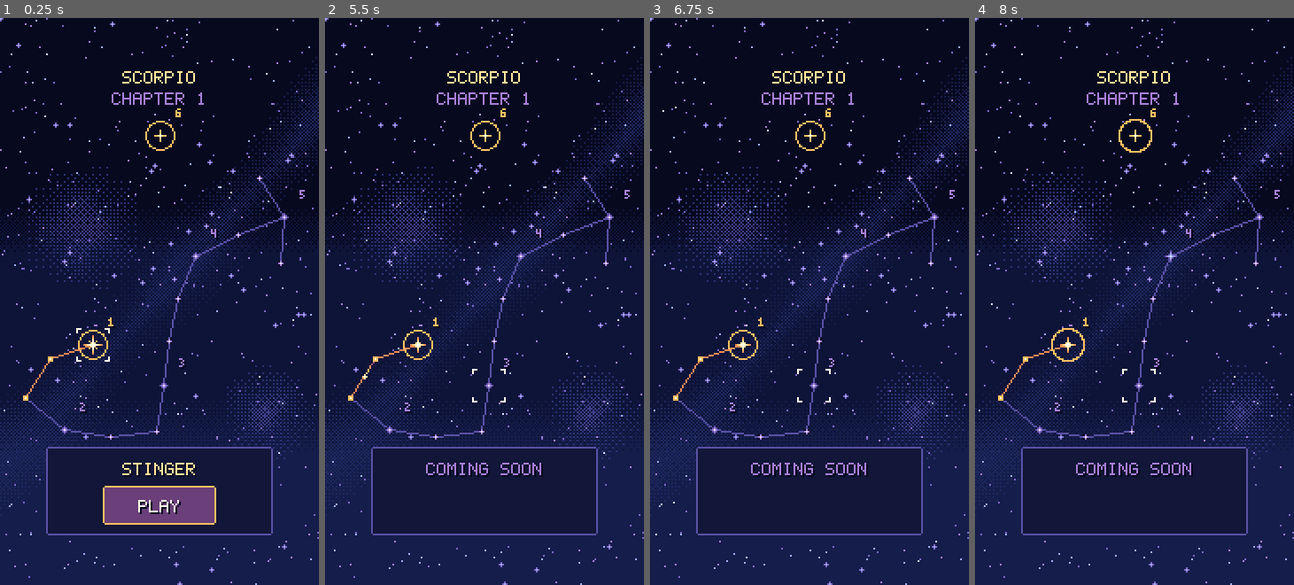
Above: before the commit, frames 1-4 (left to right).
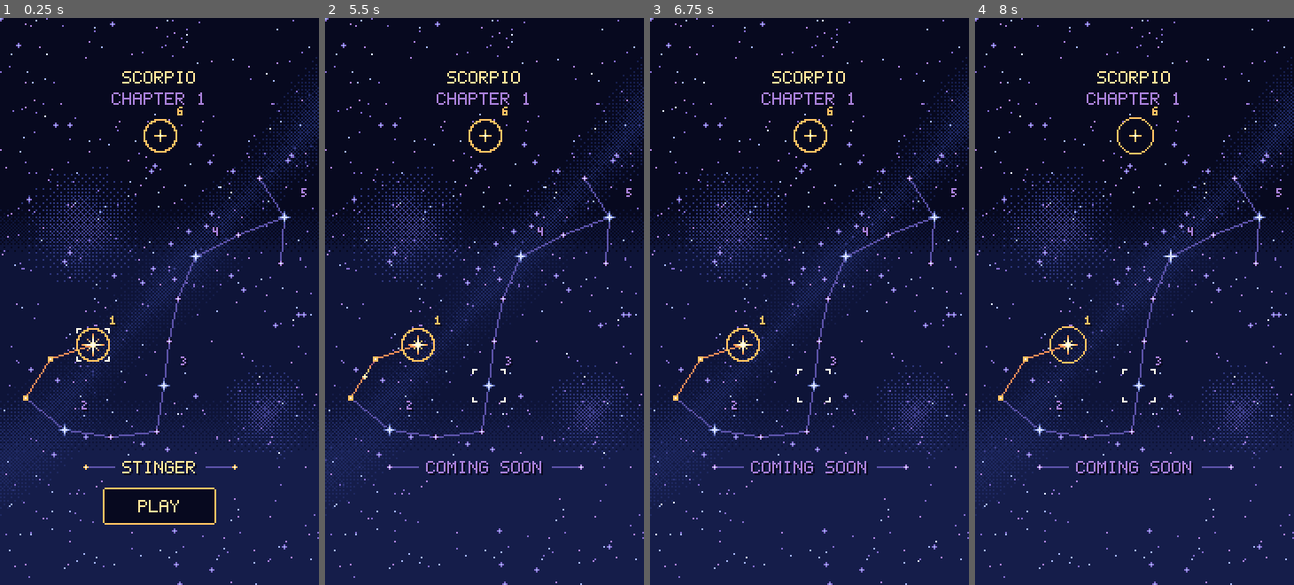
Above: after the commit, the same moments.

Repository: mrafael1/DustInSpace
Game: Godot game, scene res://game/scenes/app.tscn
The game is run twice, just before and just after one commit, with the same random seed, the same clock (stepped at 60 frames per second) and the same inputs.
Inputs (mouse positions are in pixels of both pictures, inside the frame that each line leads up to):
- Up to frame 1 (0.25 s): no input
- Up to frame 2 (5.5 s): tap Enter at 0.5 s; move the mouse to (554, 273) at 0.52 s; hold Shift 0.53-1.25 s; click (554, 273) at 0.67 s; drag from (420, 329) to (468, 414) at 1.27 s; move the mouse to (516, 176) at 2.02 s; tap Ctrl at 2.1 s; click (516, 176) at 2.17 s; drag from (468, 414) to (388, 216) at 2.77 s; move the mouse to (580, 386) at 3.52 s; tap B at 3.6 s; click (580, 386) at 3.67 s; drag from (388, 216) to (436, 159) at 4.27 s; move the mouse to (500, 301) at 5.02 s; hold Shift from 5.03 s (still down); click (500, 301) at 5.17 s
- Up to frame 3 (6.75 s): release Shift at 5.75 s; tap Space at 5.75 s; drag from (761, 159) to (745, 329) at 5.77 s; move the mouse to (879, 273) at 6.52 s; tap Ctrl at 6.6 s; click (879, 273) at 6.67 s
- Up to frame 4 (8 s): drag from (1070, 329) to (1118, 414) at 7.27 s

The runs differ from the first frame. In frame 1, 4.1% of the frame differs, in the area x 3-98%, y 13-92%; in frame 2, 2.0%; in frame 3, 2.0%; in frame 4, 2.0%.

Commit message:
art: main stars in their own tone, milky way motes, a lighter stage label
Main stars are a pixel bigger and toned apart from the purple chart:
icy blue while locked, white gold with glints once won. Faint dust motes
drift up the milky way. The boxed stage panel becomes a chart label: the
name between two star-tipped rules, and PLAY in the game's button style.

Co-Authored-By: Claude Opus 5.5 <noreply@anthropic.com>

Diff:
--- a/game/scenes/chapter_select.gd
+++ b/game/scenes/chapter_select.gd
@@ -8,13 +8,16 @@
 ## Locked stages can be selected to see what they are, never played.
 ## A stage's stars are gold once it's won; the stage to play next shows warm, with a breathing
 ## ring round its point (its first star from the tail); locked ones are cool and quieter. Each
-## part's point is its main star: bigger than the rest, twinkling on its own beat; the point to play
-## next is the biggest and flares brighter once a beat (solid steps, no fades). The
+## part's point is its main star: bigger than the rest and in its own tone (icy blue while locked,
+## white gold once won), twinkling on its own beat; the point to play next is the biggest and flares
+## brighter once a beat (solid steps, no fades). The
 ## selected stage's point wears C0 corner brackets. The path is solid: gold between won stars,
 ## warm through and into the stage to play next, a cool guide elsewhere. Numbers (3x5, UI text)
-## count the stages from the tail. The selected stage's name and PLAY sit on their own panel.
-## The space behind is alive: some background stars twinkle, and now and then a cool shooting star
-## streaks across behind the chart.
+## count the stages from the tail. The selected stage sits in a chart label at the bottom, with no
+## box: its name between two thin rules tipped with little stars, and PLAY below in the game's
+## button style (N0 fill, C2 border).
+## The space behind is alive: dust motes drift slowly along the milky way, some background stars
+## twinkle, and now and then a cool shooting star streaks across behind the chart.
 ## Back from a won stage (show_progress), its point flashes as its stars light, then a comet
 ## travels to the stage it opened. Owns no rules: Chapter says what's won and available.
 ## Works in game coordinates (App sets the layer's offset like Main's UI layers).
@@ -27,16 +30,19 @@
 
 const TITLE_Y: int = 30
 const SUBTITLE_Y: int = 42
-const INFO_Y: int = 251
-const PLAY := Rect2i(58, 264, 64, 22)
-## The stage panel behind the name and PLAY: M1 fill, N6 border, clipped corners.
-const PANEL := Rect2i(26, 242, 128, 50)
+## The stage label: the name, and PLAY below; both inside PANEL (no box drawn).
+const INFO_Y: int = 250
+const PLAY := Rect2i(58, 265, 64, 21)
+const PANEL := Rect2i(26, 236, 128, 52)
+## The rules either side of the name: RULE px long, RULE_GAP px from it, a small star at the far end.
+const RULE: int = 14
+const RULE_GAP: int = 5
 ## Press circle around a point: 44 pt at 2 pt per px.
 const HIT_RADIUS: int = 12
 ## The breathing ring round the point to play next: radius RING_RADIUS or one more, swapping every
 ## RING_STEP.
 const RING_STEP: float = 0.45
-const RING_RADIUS: int = 8
+const RING_RADIUS: int = 9
 ## A part's main star twinkles (step 1) for TWINKLE_ON once every TWINKLE_PERIOD, each part
 ## TWINKLE_OFFSET later than the one before, so they never all twinkle together.
 const TWINKLE_PERIOD: float = 1.6
@@ -85,9 +91,17 @@
 const METEOR_SPEED: float = 200.0
 const METEOR_LENGTH := Vector2i(60, 110)
 const METEOR_TRAIL: Array[Color] = [Palette.M6, Palette.M6, Palette.M5, Palette.M5, Palette.M5, Palette.N8, Palette.N8, Palette.N8, Palette.N7, Palette.N7, Palette.N6, Palette.N6]
+## Dust motes drifting along the milky way: MOTE_COUNT 1 px motes, N4 or N5 (a step above the band),
+## each MOTE_SPREAD px or less from its line and moving along it at MOTE_SPEED px a second (x to y),
+## wrapping round. Their layout is the same every time (MOTE_SEED).
+const MOTE_COUNT: int = 30
+const MOTE_SPREAD: int = 14
+const MOTE_SPEED := Vector2(1.5, 4.0)
+const MOTE_COLOURS: Array[Color] = [Palette.N4, Palette.N5]
+const MOTE_SEED: int = 0x5C0
 
 ## Where a stage's number sits from its point.
-const NUMBER_OFFSET := Vector2i(9, -15)
+const NUMBER_OFFSET := Vector2i(10, -16)
 ## The final stage's crown point, above the figure.
 const FINAL_AT := Vector2i(90, 66)
 
@@ -117,6 +131,8 @@
 var _meteor: Array[Vector2i] = []
 var _meteor_age: float = -1.0
 var _meteor_wait: float = 0.0
+## The milky way's motes: where each starts along the band and across it, and its speed.
+var _motes: Array[Vector3] = []
 
 @onready var _chart: Node2D = $Chart
 @onready var _title: Label = $Title
@@ -132,7 +148,8 @@
 	_title.label_settings = HudText.primary(Palette.C1)
 	_subtitle.label_settings = HudText.primary(Palette.N8)
 	_info.label_settings = HudText.primary(Palette.C1)
-	_play.label_settings = HudText.primary(Palette.C0)
+	_play.label_settings = HudText.primary(Palette.C1)
+	_motes = mote_layout()
 	_title.text = "SCORPIO"
 	_subtitle.text = "CHAPTER 1"
 	_centre(_title, TITLE_Y)
@@ -181,6 +198,31 @@
 		if h % GLINT_ODDS != 0 and (h / GLINT_ODDS) % SKY_TWINKLE_ODDS == 0:
 			twinklers.append(p)
 	return twinklers
+
+
+## The milky way's motes: x how far along the band each starts, y how far across it, z its speed.
+static func mote_layout() -> Array[Vector3]:
+	var rng := RandomNumberGenerator.new()
+	rng.seed = MOTE_SEED
+	var motes: Array[Vector3] = []
+	var length: float = Vector2(MILKY_WAY[1] - MILKY_WAY[0]).length()
+	for i: int in MOTE_COUNT:
+		motes.append(Vector3(rng.randf() * length, rng.randf_range(-MOTE_SPREAD, MOTE_SPREAD), rng.randf_range(MOTE_SPEED.x, MOTE_SPEED.y)))
+	return motes
+
+
+## Where the motes are at `time`, with their colours: whole pixels drifting up the band.
+static func mote_pixels(motes: Array[Vector3], time: float) -> Dictionary[Vector2i, Color]:
+	var a := Vector2(MILKY_WAY[0])
+	var along: Vector2 = Vector2(MILKY_WAY[1] - MILKY_WAY[0])
+	var length: float = along.length()
+	along /= length
+	var dots: Dictionary[Vector2i, Color] = {}
+	for i: int in motes.size():
+		var m: Vector3 = motes[i]
+		var at: Vector2 = a + along * fposmod(m.x + m.z * time, length) + along.orthogonal() * m.y
+		dots[Vector2i(at.round())] = MOTE_COLOURS[i % MOTE_COLOURS.size()]
+	return dots
 
 
 ## Whether the background star at `p` is lit up at `time` (its own phase, from its hash).
@@ -243,16 +285,20 @@
 	return image
 
 
+## Where the stage label draws (the name with its rules, PLAY): background stars keep off these.
+static func label_areas() -> Array[Rect2i]:
+	return [Rect2i(PANEL.position.x, INFO_Y - 3, PANEL.size.x, 13), PLAY.grow(3)]
+
+
 ## Where the background stars are in `screen`: a fixed hash per pixel, clear of the stage points
 ## and the stage panel.
 static func space_stars(screen: Rect2i) -> Array[Vector2i]:
 	var stars: Array[Vector2i] = []
-	var panel: Rect2i = PANEL.grow(3)
 	var title := Rect2i(40, TITLE_Y - 3, 100, SUBTITLE_Y - TITLE_Y + 13)
 	for y: int in range(screen.position.y, screen.end.y):
 		for x: int in range(screen.position.x, screen.end.x):
 			var p := Vector2i(x, y)
-			if _hash(p) % STAR_ODDS != 0 or panel.has_point(p) or title.has_point(p):
+			if _hash(p) % STAR_ODDS != 0 or title.has_point(p) or label_areas().any(func(r: Rect2i) -> bool: return r.has_point(p)):
 				continue
 			var clear: bool = true
 			for star: Vector2i in Scorpio.LANDMARKS + [FINAL_AT]:
@@ -468,41 +514,42 @@
 
 
 ## A part's main star (its point), centred on 0,0, in `state` at animation `step`: a 4-point star,
-## bigger than the other chart stars. Locked: cool, twinkling to a longer, lighter cross (step 1).
-## Won: gold, twinkling the same. To play next: the biggest, flaring (steps 1 and 2) longer and
-## whiter, with diagonal glints.
+## bigger than the other chart stars and in its own tone. Locked: icy blue (the land ramp, unlike
+## the chart's purple), twinkling longer and whiter (step 1). Won: white gold with diagonal glints,
+## twinkling the same. To play next: the biggest, flaring (steps 1 and 2) longer and whiter.
 static func main_star_pixels(state: Chapter.PointState, step: int) -> Dictionary[Vector2i, Color]:
-	var core: Color
+	var core: Color = Palette.C0
 	var corners: Color
 	var arms: Array[Color] = []
 	var glints: Array[Color] = []
 	match state:
 		Chapter.PointState.LOCKED:
 			core = Palette.M6
-			corners = Palette.N6
+			corners = Palette.M4
 			if step == 0:
-				arms = [Palette.N8, Palette.N6]
+				arms = [Palette.M6, Palette.M5, Palette.M4]
 			else:
-				arms = [Palette.M5, Palette.N8, Palette.N6]
+				arms = [Palette.M6, Palette.M6, Palette.M5, Palette.M4]
 		Chapter.PointState.COMPLETED:
-			core = Palette.C0
-			corners = Palette.C2
+			corners = Palette.C1
 			if step == 0:
-				arms = [Palette.C1, Palette.C1, Palette.C2]
+				arms = [Palette.C0, Palette.C1, Palette.C2, Palette.C3]
+				glints = [Palette.C3]
 			else:
-				arms = [Palette.C0, Palette.C1, Palette.C2, Palette.C3]
+				arms = [Palette.C0, Palette.C0, Palette.C1, Palette.C2, Palette.C3]
+				glints = [Palette.C2]
 		_:
-			core = Palette.C0
 			corners = Palette.C1
 			match step:
 				0:
-					arms = [Palette.C0, Palette.C1, Palette.C2, Palette.C3]
-				1:
 					arms = [Palette.C0, Palette.C0, Palette.C1, Palette.C2, Palette.C3]
 					glints = [Palette.C2]
-				_:
+				1:
 					arms = [Palette.C0, Palette.C0, Palette.C0, Palette.C1, Palette.C2, Palette.C3]
 					glints = [Palette.C1, Palette.C3]
+				_:
+					arms = [Palette.C0, Palette.C0, Palette.C0, Palette.C0, Palette.C1, Palette.C2, Palette.C3]
+					glints = [Palette.C0, Palette.C2]
 	var dots: Dictionary[Vector2i, Color] = {}
 	for d: Vector2i in [Vector2i(-1, -1), Vector2i(1, -1), Vector2i(-1, 1), Vector2i(1, 1)]:
 		dots[d] = corners
@@ -537,7 +584,7 @@
 	_play.visible = can_play()
 	_play.text = "REPLAY" if _chapter.is_completed(_selected) else "PLAY"
 	_play.size = _play.get_minimum_size()
-	_play.position = Vector2(PLAY.position.x + floori((PLAY.size.x - _play.size.x) / 2.0), PLAY.position.y + 8)
+	_play.position = Vector2(PLAY.position.x + floori((PLAY.size.x - _play.size.x) / 2.0), PLAY.position.y + 7)
 	_chart.queue_redraw()
 
 
@@ -550,6 +597,9 @@
 	if _space == null:
 		_space = ImageTexture.create_from_image(space_image(_screen))
 	_chart.draw_texture(_space, Vector2(_screen.position))
+	var motes: Dictionary[Vector2i, Color] = mote_pixels(_motes, _time)
+	for p: Vector2i in motes:
+		_dot(p, motes[p])
 	for p: Vector2i in _twinklers:
 		if sky_twinkles(p, _time):
 			_dot(p, Palette.M6)
@@ -574,9 +624,27 @@
 		for d: Vector2i in ConstellationView.circle_pixels(radius):
 			_dot(stage_position(_light_point) + d, colour)
 	_draw_comet()
-	_draw_plaque(PANEL, Palette.M1, Palette.N6)
+	_draw_label_rules()
 	if can_play():
-		_draw_plaque(PLAY, Palette.C4 if _pressed_play else Palette.C5, Palette.C2)
+		_draw_plaque(PLAY, Palette.M3 if _pressed_play else Palette.N0, Palette.C2)
+
+
+## The thin rules either side of the stage name, each tipped with a small star: warm for a stage
+## that can be played, cool otherwise.
+func _draw_label_rules() -> void:
+	if _info == null:
+		return
+	var y: int = INFO_Y + 3
+	var half: int = floori(_info.size.x / 2.0)
+	var tip: Color = Palette.C2 if can_play() else Palette.N8
+	for side: int in [-1, 1]:
+		var start: int = ScreenZones.SCREEN.x / 2 + side * (half + RULE_GAP)
+		var end: int = start + side * RULE
+		for p: Vector2i in LinkLayer.line_pixels(Vector2i(start, y), Vector2i(end, y)):
+			_dot(p, Palette.N6)
+		for n: Vector2i in [Vector2i.UP, Vector2i.DOWN, Vector2i.LEFT, Vector2i.RIGHT]:
+			_dot(Vector2i(end + side * 2, y) + n, tip)
+		_dot(Vector2i(end + side * 2, y), Palette.C0 if can_play() else Palette.M6)
 
 
 ## How each string shows (Scorpio.SEGMENTS order): LIT between two won stars, NEXT through
--- a/tests/test_chapter_select.gd
+++ b/tests/test_chapter_select.gd
@@ -154,11 +154,13 @@
 		assert_eq(leg, ChapterSelect.Leg.LIT, "every string lights, the claws' through the head too")
 
 
-func test_the_stage_panel_holds_the_name_and_play() -> void:
+func test_the_stage_label_holds_the_name_and_play() -> void:
 	chart.setup(Chapter.new())
 	assert_true(ChapterSelect.PANEL.encloses(ChapterSelect.PLAY))
 	var info: Label = _label("Info")
 	assert_true(ChapterSelect.PANEL.has_point(Vector2i(info.position)))
+	assert_true(ChapterSelect.label_areas()[0].has_point(Vector2i(info.position)), "the name keeps its row clear of stars")
+	assert_true(ChapterSelect.label_areas()[1].encloses(ChapterSelect.PLAY))
 
 
 ## The chart sits in space: opaque, cool night colours only (warm is for the route and stages),
@@ -181,16 +183,17 @@
 	var stars: Array[Vector2i] = ChapterSelect.space_stars(screen)
 	assert_gt(stars.size(), 100, "a starry sky")
 	for star: Vector2i in stars:
-		assert_false(ChapterSelect.PANEL.has_point(star), "off the stage panel")
+		for area: Rect2i in ChapterSelect.label_areas():
+			assert_false(area.has_point(star), "off the stage label")
 		for point: Vector2i in Scorpio.LANDMARKS + [ChapterSelect.FINAL_AT]:
 			assert_gte((point - star).length(), float(ChapterSelect.STAR_CLEAR), "clear of %s" % point)
 
 
-## Each part's point is its main star: bigger than the other chart stars (a 3x3 block), the point
-## to play next the biggest; locked ones stay cool.
+## Each part's point is its main star: bigger than the other chart stars (a 3x3 block) and in its
+## own tone, the point to play next the biggest; locked ones are icy blue, unlike the purple chart.
 func test_main_stars_are_bigger_and_the_one_to_play_the_biggest() -> void:
 	var warm: Array[Color] = [Palette.C0, Palette.C1, Palette.C2, Palette.C3]
-	var cool: Array[Color] = [Palette.M5, Palette.M6, Palette.N6, Palette.N8]
+	var cool: Array[Color] = [Palette.M4, Palette.M5, Palette.M6]
 	var sizes: Dictionary = {}
 	for state: Chapter.PointState in [Chapter.PointState.LOCKED, Chapter.PointState.COMPLETED, Chapter.PointState.AVAILABLE]:
 		for step: int in 3:
@@ -247,6 +250,26 @@
 	for t: float in [0.0, 0.7, 1.9]:
 		var lit: int = twinklers.filter(func(p: Vector2i) -> bool: return ChapterSelect.sky_twinkles(p, t)).size()
 		assert_between(lit, 1, twinklers.size() / 3, "a few at a time (%s s)" % t)
+
+
+func test_dust_motes_drift_slowly_along_the_milky_way() -> void:
+	var motes: Array[Vector3] = ChapterSelect.mote_layout()
+	assert_eq(motes.size(), ChapterSelect.MOTE_COUNT)
+	assert_eq(ChapterSelect.mote_layout(), motes, "the same layout every time")
+	var a := Vector2(ChapterSelect.MILKY_WAY[0])
+	var along: Vector2 = Vector2(ChapterSelect.MILKY_WAY[1] - ChapterSelect.MILKY_WAY[0]).normalized()
+	var start: Dictionary[Vector2i, Color] = ChapterSelect.mote_pixels(motes, 0.0)
+	var later: Dictionary[Vector2i, Color] = ChapterSelect.mote_pixels(motes, 2.0)
+	assert_ne(start.keys(), later.keys(), "they move")
+	for p: Vector2i in later:
+		assert_true(later[p] in ChapterSelect.MOTE_COLOURS, "cool, a step above the band")
+		assert_lte(absf((Vector2(p) - a).dot(along.orthogonal())), ChapterSelect.MOTE_SPREAD + 1.0, "in the band")
+	var moved: Array[float] = []
+	for i: int in motes.size():
+		var m: Vector3 = motes[i]
+		assert_between(m.z, ChapterSelect.MOTE_SPEED.x, ChapterSelect.MOTE_SPEED.y, "slow")
+		moved.append(m.z * 2.0)
+	assert_lt(moved.max(), 9.0, "a few pixels in two seconds")
 
 
 func test_a_shooting_star_flies_now_and_then_behind_the_chart() -> void:
